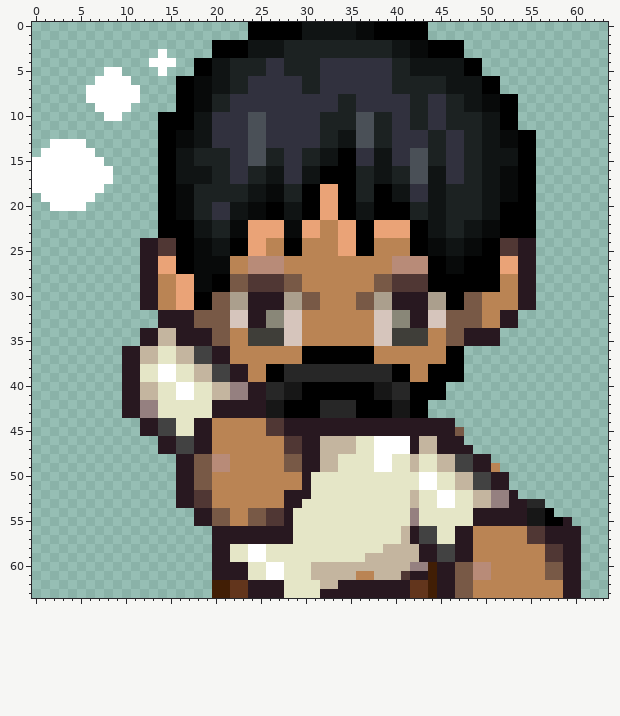
Pixel-art file: assets/Philippos Large Awake Thinking.aseprite. Above, as it was before the edit.
64x64 pixels, 1 frame. Colours within 5 levels of each other are drawn and written as one.
Now the later version:
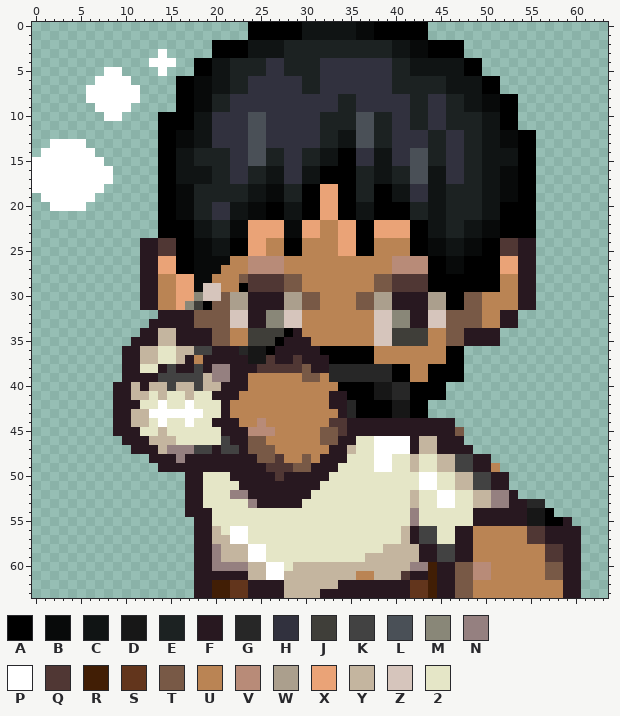
Palette (. is transparent): A #000000  B #080a0a  C #101414  D #171717  E #1c2222  F #281820  G #272727  H #31313e  J #3f3e39  K #424242  L #4a5057  M #898778  N #958080  P #ffffff  Q #503734  R #411e05  S #62351c  T #785946  U #ba8454  V #b88b78  W #ab9f8d  X #eaa377  Y #c4b59f  Z #d6c5bc  2 #e5e6c7
The exact change:
y 27: x 21 B -> U
y 28: x 20..22 AAT -> UUU
y 29: x 19..23 BAATT -> ZZUUA
y 30: x 18..20 AAT -> MZZ
y 31: x 17..18 XA -> MJ
y 33: x 13 . -> F
y 34: x 28..29 ZZ -> AF
y 35: x 11 . -> F; x 27..30 JZZU -> AFFF
y 36: x 22..31 UUUUUUUUAA -> FGDDAFFFFF
y 37: x 17..19 YKK -> FUF; x 22..32 UUUUUUUUAAA -> FFDDQFFQFFF
y 38: x 14..21 PP22YYKK -> FKFFKFNN; x 24..32 UUAAGGGGG -> FQQQQQTFF
y 39: x 12..18 22PP22Y -> FFKKKKK; x 20..21 KK -> NN; x 26..32 AAGGGGG -> UUUUTTU
y 40: x 9 . -> F; x 11..12 FY -> YF; x 14..19 22PP22 -> YKYYKY; x 21..33 YNNFFGGDDAAAA -> FFFUUUUUUUUUU
y 41: x 9 . -> F; x 11 F -> Y; x 13..14 Y2 -> 2Y; x 16..17 PP -> 2Y; x 20..34 YYNNFFGGDDAAAAA -> FFFUUUUUUUUUUFF
y 42: x 9 . -> F; x 12..14 NN2 -> 22P; x 17 2 -> P; x 20 F -> 2; x 22..34 FFFFDDAAAAGGG -> UUUUUUUUUUUFF
y 43: x 9 . -> F; x 11..18 FNN22222 -> YYPPPPPP; x 20 F -> 2; x 22..34 FFFFDDAAAAGGG -> UUUUUUUUUUUUF
y 44: x 9..15 ...FFKK -> FFYY2P2; x 17..22 2FFUUU -> P22FFF; x 25..34 UQQFFFFFFF -> VUUUUUUUQQ
y 45: x 9..15 ...FFKK -> FFF22Y2; x 18..34 FFUUUUUUQQFFFFFFF -> 222FFFVVVUUUUUTTQ
y 46: x 10..25 ....FFKKFFUUUUUU -> FFFYYY22222KFFTT; x 28..35 QQFFYYYY -> UUUUTTFF
y 47: x 11..26 ...FFKKFFUUUUUUU -> FFFYNNNKKFKKFTTT; x 28..34 QQFFYYY -> UUUUUFF
y 48: x 13..16 ...F -> FFFN; x 18..34 TTVVUUUUUUTTFFYY2 -> FFFFFFFTTQUUTUFFF
y 49: x 14..15 .. -> FF; x 18..28 TTVVUUUUUUT -> FFFFFFFFQQQ; x 30 F -> T; x 32..33 YY -> FF
y 50: x 16 F -> .; x 18..29 TTUUUUUUUUUU -> F222FFFFFQFF; x 31..32 22 -> FF
y 51: x 16 F -> .; x 18..29 TTUUUUUUUUUU -> F2222FFFFFFF; x 31 2 -> F
y 52: x 16 F -> .; x 18..27 QQUUUUUUUU -> F222NNFFFF
y 53: x 16 F -> .; x 18..27 QQUUUUUUUU -> F22222NFFF
y 54: x 17 . -> F; x 20..28 TTUUTTQQF -> 222222222
y 55: x 20..28 TTUUTTQQF -> 222222222
y 56: x 18..28 ..FFFFFFFFF -> FFY2PP22222
y 57: x 18..28 ..FFFFFFFFF -> FFYYPP22222
y 58..59: x 18..23 ..FF22 -> FFNYYY
y 60: x 18..25 ..FFFF22 -> FFNNNNYY; x 29..30 22 -> YY
y 61: x 18..19 .. -> FF; x 24..25 22 -> YY; x 28..30 222 -> YYY
y 62..63: x 18..19 .. -> FF; x 28..31 2222 -> YYYY
Boxes around the changes in both pictures, in picture pixels (x1, y1, x2, y2):
changed: (113, 265, 356, 598)
